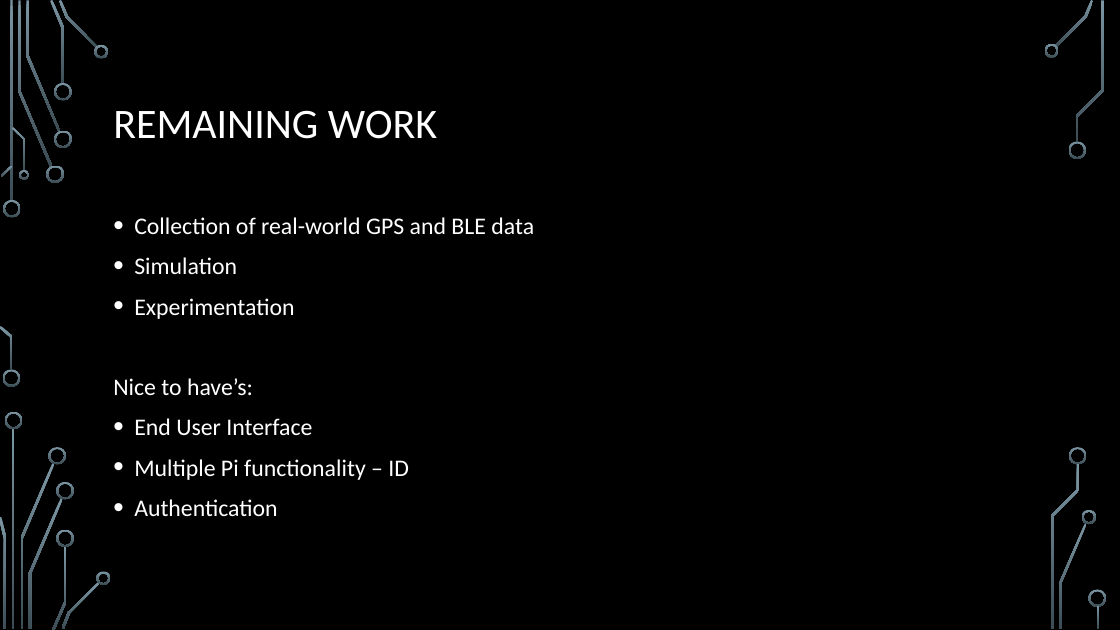
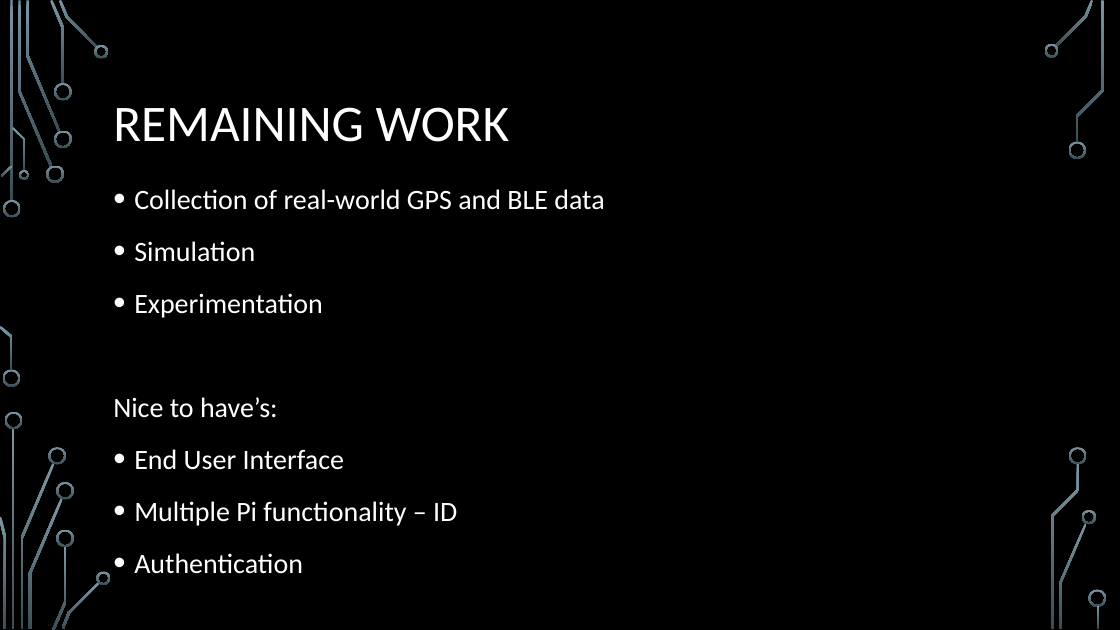
Before and after one commit to monkfungus/FYP, a slide deck: slide 8 of SamuelNixon_InterimPresentation.pptx (slide 7 before the commit). Drawn at 1120x630 pixels with LibreOffice and Linux fonts; fonts in the diff are those of the drawing; background and template pictures are left out. Boxes give left, top, right and bottom in pixels: in the first picture for what was removed or moved away, otherwise in the second. Text is boxed around its words. In the diff, an @@ line names an element or a change of style, - is before the commit and + after.

```diff
--- a/SamuelNixon_InterimPresentation.pptx
+++ b/SamuelNixon_InterimPresentation.pptx
@@ title "REMAINING WORK" at (113,107,510,142): size 36 to 44 pt @@
@@ text "Collection of real-world GPS and ...": place and size @@
-text "Collection of real-world GPS and ..." at (113,217,534,516)
+text "Collection of real-world GPS and ..." at (113,189,604,574)
@@ text "Collection of real-world GPS and ..." at (113,189,604,574): size 20.4 to 24 pt; line spacing 1 to 1.2 @@
```
Also in this commit, not shown: 9 other slides changed, 2 slides added.
